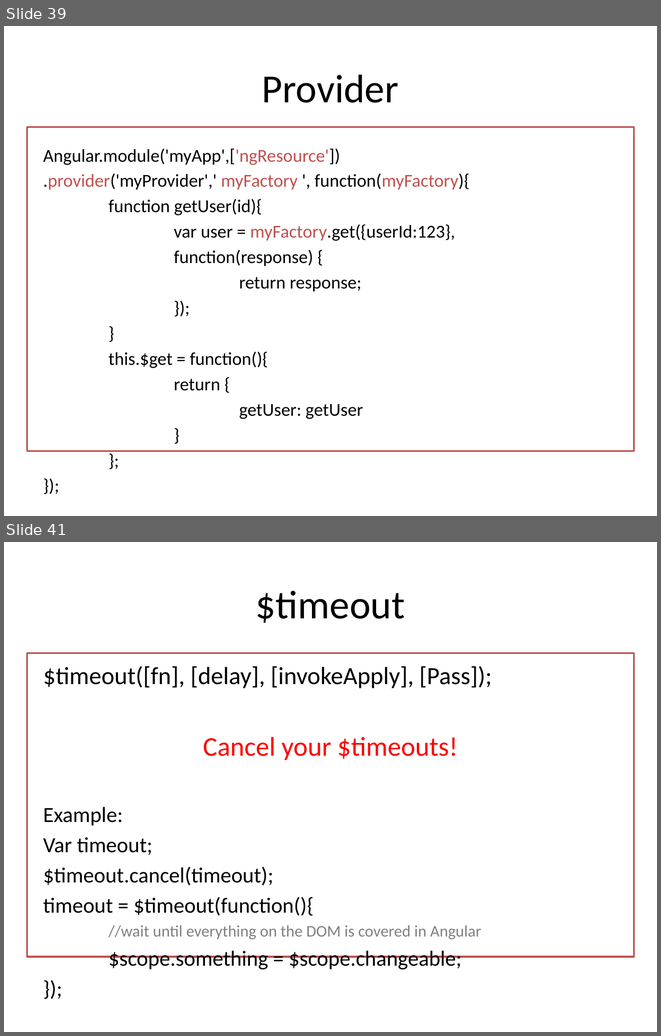
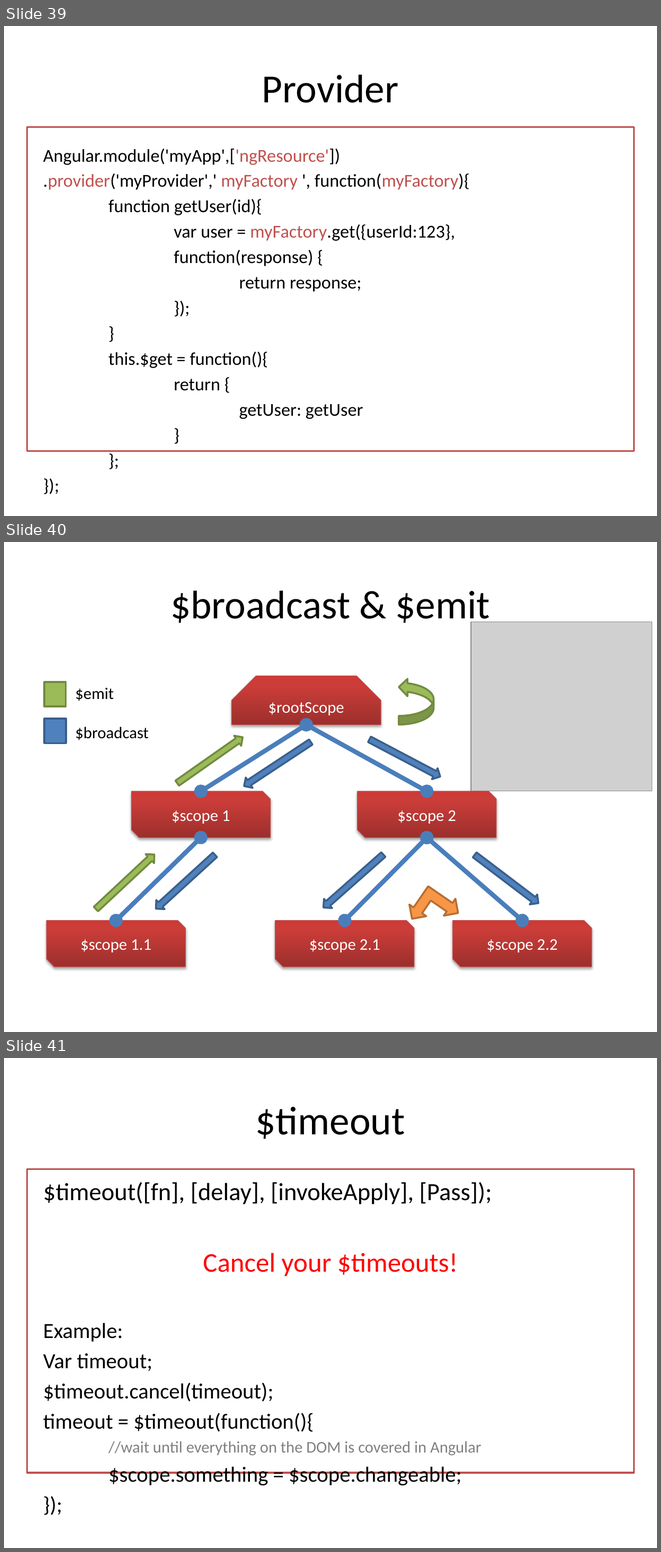
Before and after one commit to lhkingkong/angularjs-taller, a slide deck: material/AngularJS Taller.pptx. Shown one above the other, each under a label of ours: slides 39 and 41 before the commit, slides 39, 40 and 41 after it; the slides between them are not shown. The pictures are 661x1036 and 661x1552 pixels, drawn with LibreOffice and Linux fonts; fonts in the diff are those of the drawing; grey boxes stand for pictures. Boxes give left, top, right and bottom in pixels: in the first picture for what was removed or moved away, otherwise in the second. Text is boxed around its words. In the diff, an @@ line names an element or a change of style, - is before the commit and + after.

```diff
--- a/material/AngularJS Taller.pptx
+++ b/material/AngularJS Taller.pptx
@@ slide 40 added at (x1=4, y1=542, x2=657, y2=1032), background #FFFFFF @@
@@ title added at (x1=170, y1=590, x2=490, y2=627), 44 pt, text #000000 @@
+$broadcast & $emit
@@ picture added at (x1=471, y1=622, x2=652, y2=791) @@
@@ rectangle added at (x1=44, y1=682, x2=66, y2=706), fill #9BBB59, outline #738A42 2 pt @@
@@ snip same rect added at (x1=232, y1=676, x2=381, y2=725), fill gradient #9C2F2D to #CB3E3A to #CE3B37, outline #BF4C48 0.75 pt, 18 pt, text #FFFFFF @@
+$rootScope
@@ curved up arrow added at (x1=399, y1=678, x2=434, y2=724), fill #9BBB59, outline #738A42 2 pt @@
@@ text added at (x1=75, y1=688, x2=149, y2=740), 18 pt, text #000000 @@
+$emit
+$broadcast
@@ rectangle added at (x1=44, y1=719, x2=66, y2=743), fill #4F81BD, outline #3A5F8C 2 pt @@
@@ right arrow added at (x1=174, y1=732, x2=246, y2=788), fill #9BBB59, outline #738A42 2 pt @@
@@ double arrow added from (201, 792) to (306, 725), #4B7EBC 5 pt @@
@@ double arrow added from (306, 725) to (427, 792), #4B7EBC 5 pt @@
@@ right arrow added at (x1=240, y1=737, x2=314, y2=791), fill #4F81BD, outline #3A5F8C 2 pt @@
@@ right arrow added at (x1=367, y1=733, x2=444, y2=782), fill #4F81BD, outline #3A5F8C 2 pt @@
@@ snip diag rect added at (x1=131, y1=792, x2=271, y2=838), fill gradient #9C2F2D to #CB3E3A to #CE3B37, outline #BF4C48 0.75 pt, 18 pt, text #FFFFFF @@
+$scope 1
@@ snip diag rect added at (x1=358, y1=792, x2=496, y2=838), fill gradient #9C2F2D to #CB3E3A to #CE3B37, outline #BF4C48 0.75 pt, 18 pt, text #FFFFFF @@
+$scope 2
@@ double arrow added from (201, 837) to (116, 920), #4B7EBC 5 pt @@
@@ double arrow added from (427, 837) to (345, 920), #4B7EBC 5 pt @@
@@ double arrow added from (427, 837) to (522, 920), #4B7EBC 5 pt @@
@@ right arrow added at (x1=91, y1=850, x2=159, y2=914), fill #9BBB59, outline #738A42 2 pt @@
@@ right arrow added at (x1=152, y1=850, x2=220, y2=914), fill #4F81BD, outline #3A5F8C 2 pt @@
@@ right arrow added at (x1=319, y1=849, x2=388, y2=912), fill #4F81BD, outline #3A5F8C 2 pt @@
@@ right arrow added at (x1=471, y1=849, x2=542, y2=908), fill #4F81BD, outline #3A5F8C 2 pt @@
@@ left up arrow added at (x1=404, y1=879, x2=464, y2=938), fill #F79646, outline #B76F34 2 pt @@
@@ snip diag rect added at (x1=46, y1=920, x2=185, y2=967), fill gradient #9C2F2D to #CB3E3A to #CE3B37, outline #BF4C48 0.75 pt, 18 pt, text #FFFFFF @@
+$scope 1.1
@@ snip diag rect added at (x1=275, y1=920, x2=414, y2=967), fill gradient #9C2F2D to #CB3E3A to #CE3B37, outline #BF4C48 0.75 pt, 18 pt, text #FFFFFF @@
+$scope 2.1
@@ snip diag rect added at (x1=452, y1=920, x2=592, y2=967), fill gradient #9C2F2D to #CB3E3A to #CE3B37, outline #BF4C48 0.75 pt, 18 pt, text #FFFFFF @@
+$scope 2.2
```
Also in this commit, not shown: 2 slides changed, 4 other slides added, 1 slide removed.
